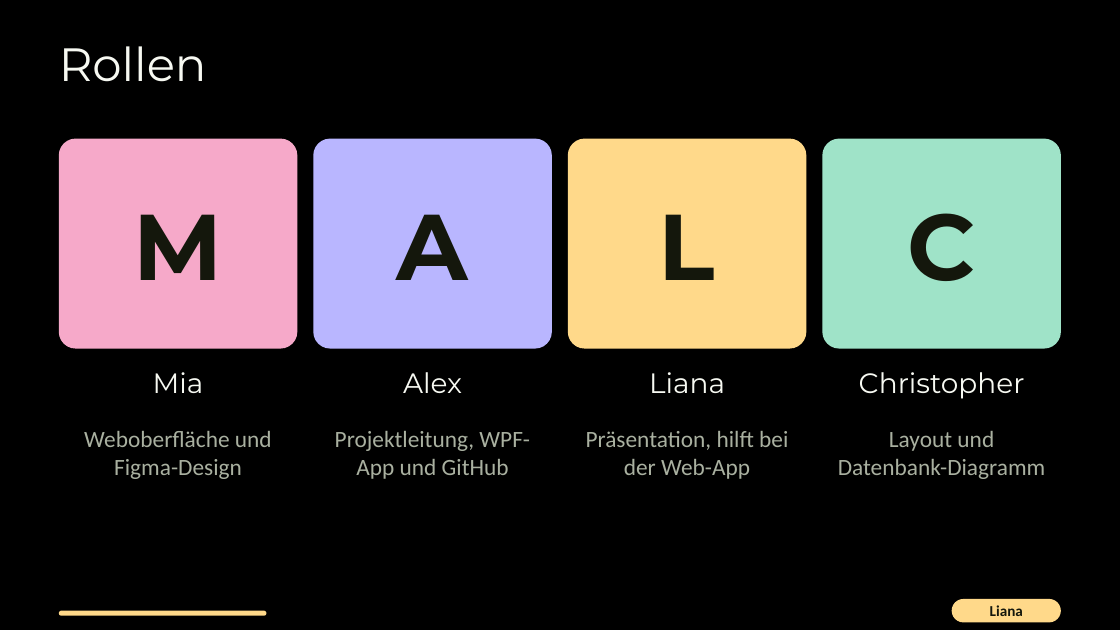
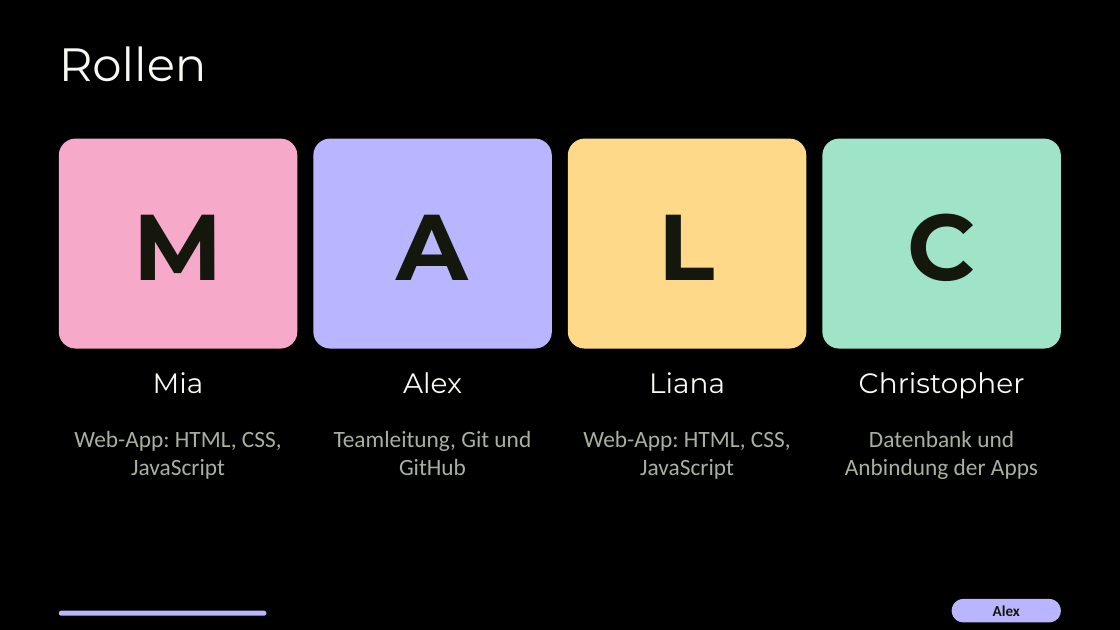
Before and after one commit to alexlearns3/To-Do, a slide deck: slide 6 of Präsi/Präsi ToDOProjekt (neu).pptx. Drawn at 1120x630 pixels with LibreOffice and Linux fonts; fonts in the diff are those of the drawing. Boxes give left, top, right and bottom in pixels: in the first picture for what was removed or moved away, otherwise in the second. Text is boxed around its words. In the diff, an @@ line names an element or a change of style, - is before the commit and + after.

Commit message:
Alex: docs: Praesentation nach Aufgaben neu eingeteilt
Alex: Einstieg, Team, Git. Mia und Liana: Web-App. Christopher: Datenbank und WPF.

```diff
--- a/Präsi/Präsi ToDOProjekt (neu).pptx
+++ b/Präsi/Präsi ToDOProjekt (neu).pptx
@@ text at (74, 431, 282, 479): text changed @@
-Weboberfläche und Figma-Design
+Web-App: HTML, CSS, JavaScript
@@ text at (334, 431, 531, 475): text changed @@
-Projektleitung, WPF-App und GitHub
+Teamleitung, Git und GitHub
@@ text at (583, 431, 791, 479): text changed @@
-Präsentation, hilft bei der Web-App
+Web-App: HTML, CSS, JavaScript
@@ text at (845, 431, 1038, 479): text changed @@
-Layout und Datenbank-Diagramm
+Datenbank und Anbindung der Apps
@@ rounded rectangle "Alex" at (952, 599, 1061, 623): fill #FFD98A to #B9B6FF @@
@@ rounded rectangle at (59, 611, 266, 616): fill #FFD98A to #B9B6FF @@
@@ text in rounded rectangle at (993, 605, 1020, 616): text changed @@
-Liana
+Alex
```
Also in this commit, not shown: 12 other slides changed.
